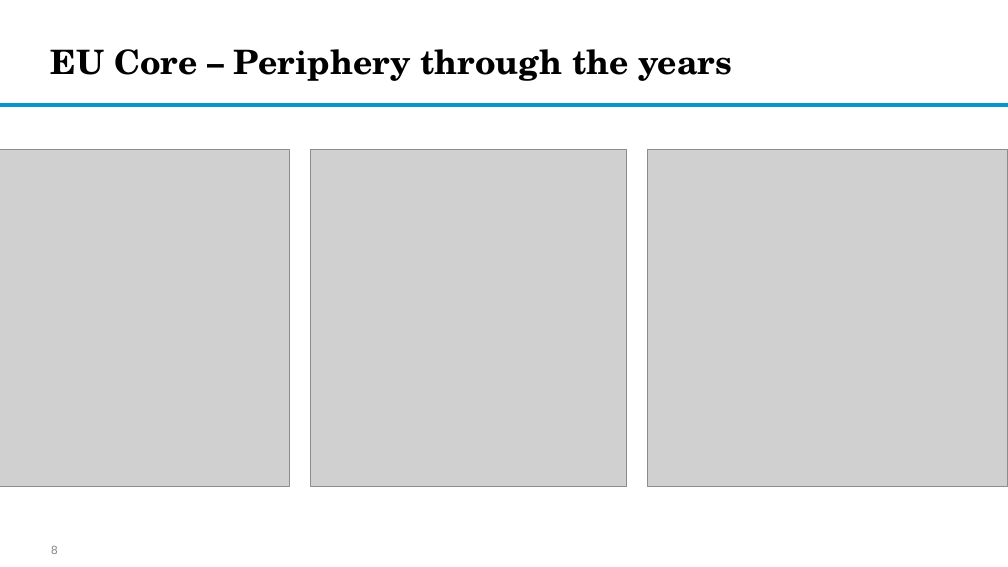
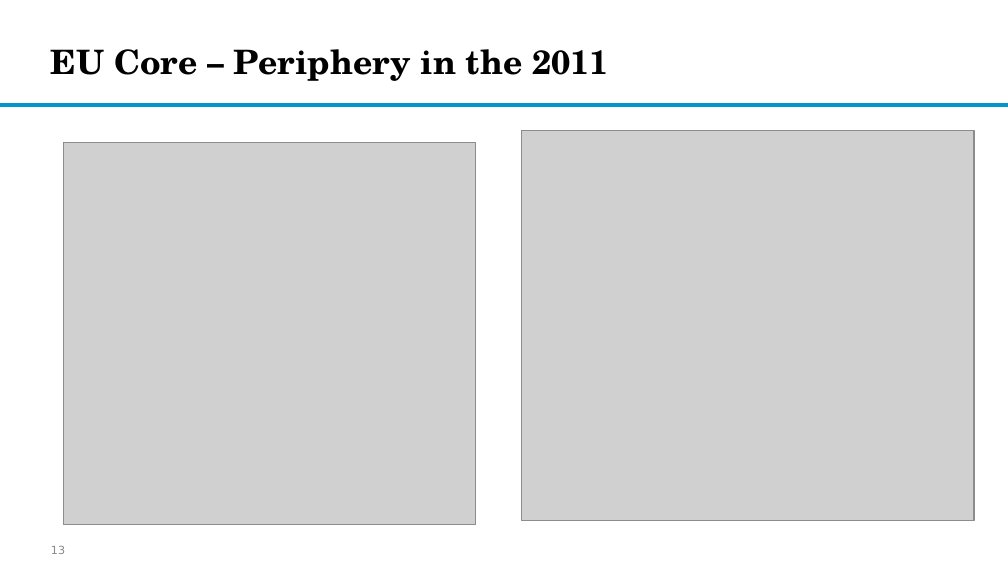
Before and after one commit to EliaDG/EU-Core-Periphery-Division-in-the-wake-of-Deglobalization, a slide deck: slide 13 of 03_final_data/Global Imbalances and Core-Periphery Model in the EU.pptx (slide 8 before the commit). Drawn at 1008x567 pixels with LibreOffice and Linux fonts; fonts in the diff are those of the drawing; grey boxes stand for pictures; background and template pictures are left out. Boxes give left, top, right and bottom in pixels: in the first picture for what was removed or moved away, otherwise in the second. Text is boxed around its words. In the diff, an @@ line names an element or a change of style, - is before the commit and + after.

```diff
--- a/03_final_data/Global Imbalances and Core-Periphery Model in the EU.pptx
+++ b/03_final_data/Global Imbalances and Core-Periphery Model in the EU.pptx
@@ title at bbox=[51, 49, 609, 81]: text changed @@
-EU Core – Periphery through the years
+EU Core – Periphery in the 2011
@@ picture removed at bbox=[0, 149, 289, 487] @@
@@ picture added at bbox=[64, 143, 476, 525] @@
@@ picture removed at bbox=[310, 149, 626, 487] @@
@@ picture: place and size @@
-picture at bbox=[648, 149, 1008, 487]
+picture at bbox=[521, 131, 974, 520]
@@ page number at bbox=[51, 546, 65, 554]: text changed @@
-8
+13
```
Also in this commit, not shown: 5 other slides changed, 17 slides added, 7 slides removed, 11 other files.
